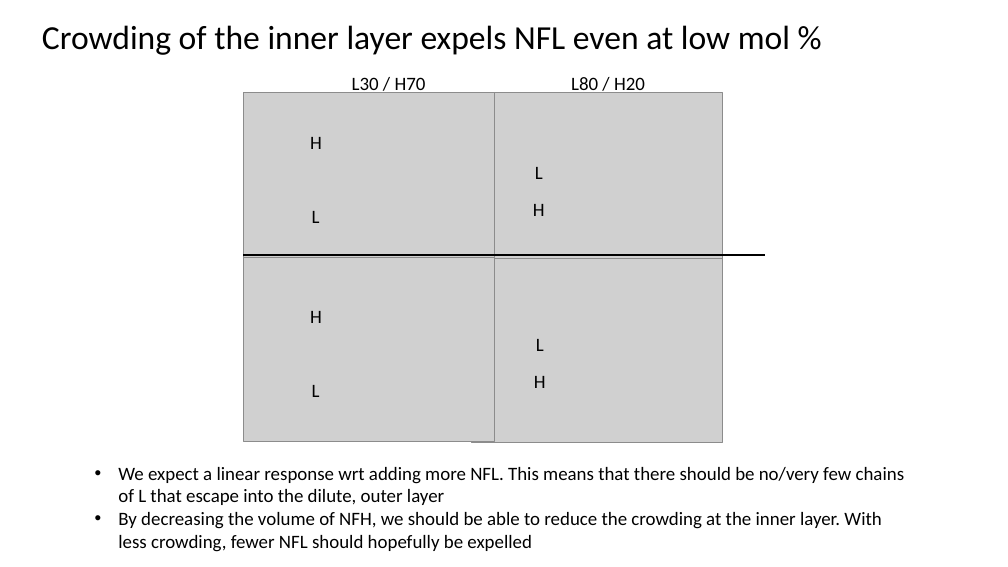
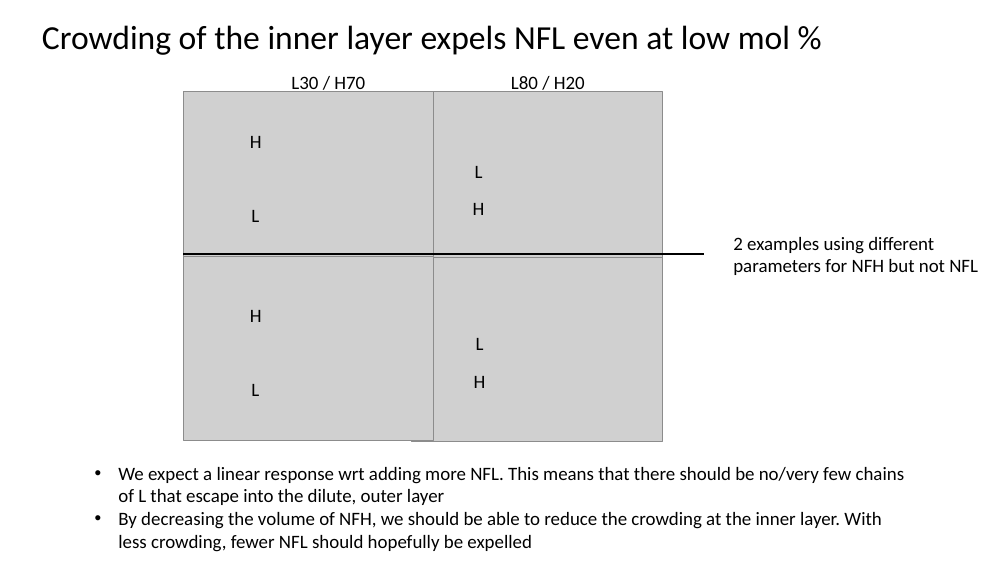
Before and after one commit to tyokokur/presentations, a slide deck: slide 5 of 20230331 EAD Update.pptx. Drawn at 1008x567 pixels with LibreOffice and Linux fonts; fonts in the diff are those of the drawing; grey boxes stand for pictures. Boxes give left, top, right and bottom in pixels: in the first picture for what was removed or moved away, otherwise in the second. Text is boxed around its words. In the diff, an @@ line names an element or a change of style, - is before the commit and + after.

Commit message:
autocommit

```diff
--- a/20230331 EAD Update.pptx
+++ b/20230331 EAD Update.pptx
@@ text added at bbox=[733, 237, 978, 275], 18 pt, text #000000 @@
+2 examples using different parameters for NFH but not NFL
@@ 10 texts, 4 pictures, 1 line: place and size @@
-10 texts, 4 pictures, 1 line at bbox=[243, 77, 765, 443]
+10 texts, 4 pictures, 1 line at bbox=[183, 76, 705, 442]
```
